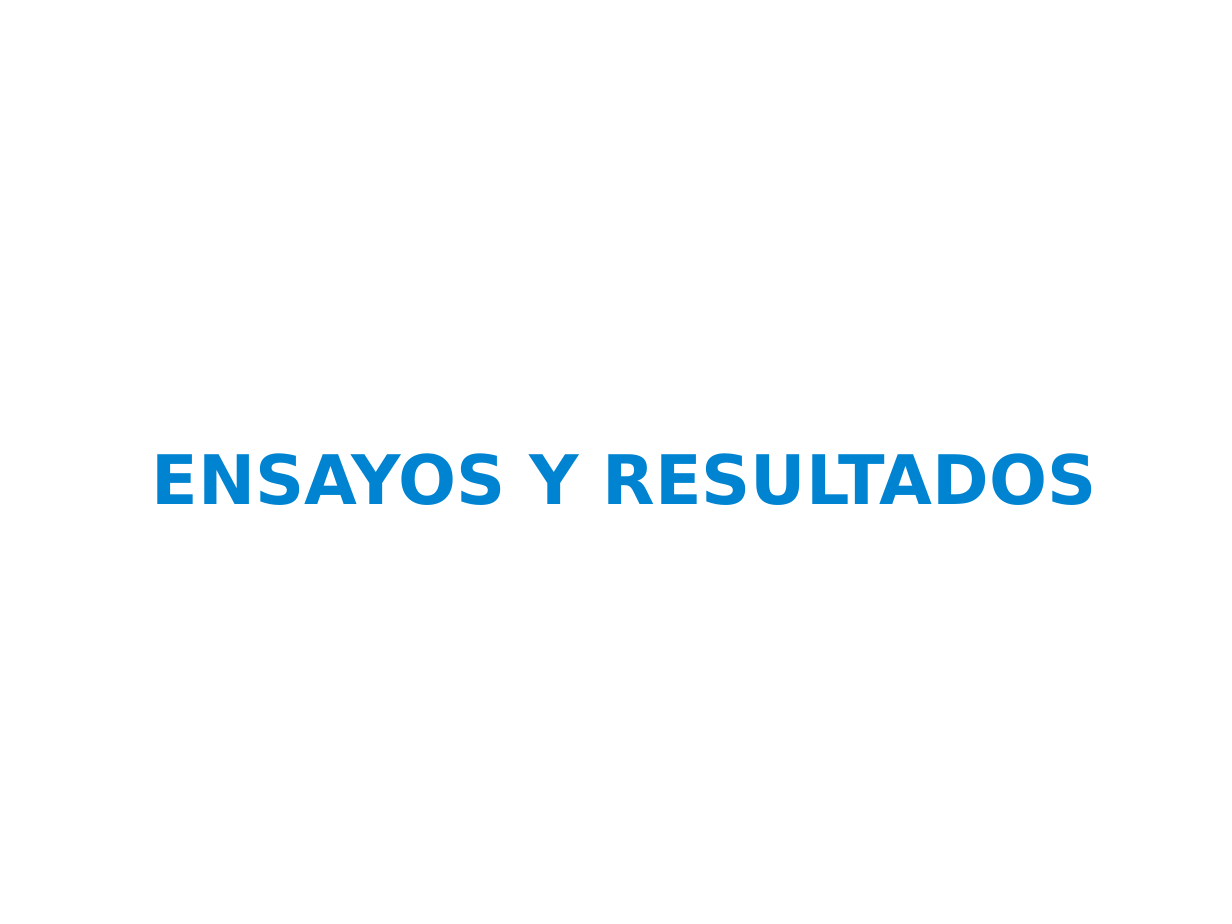
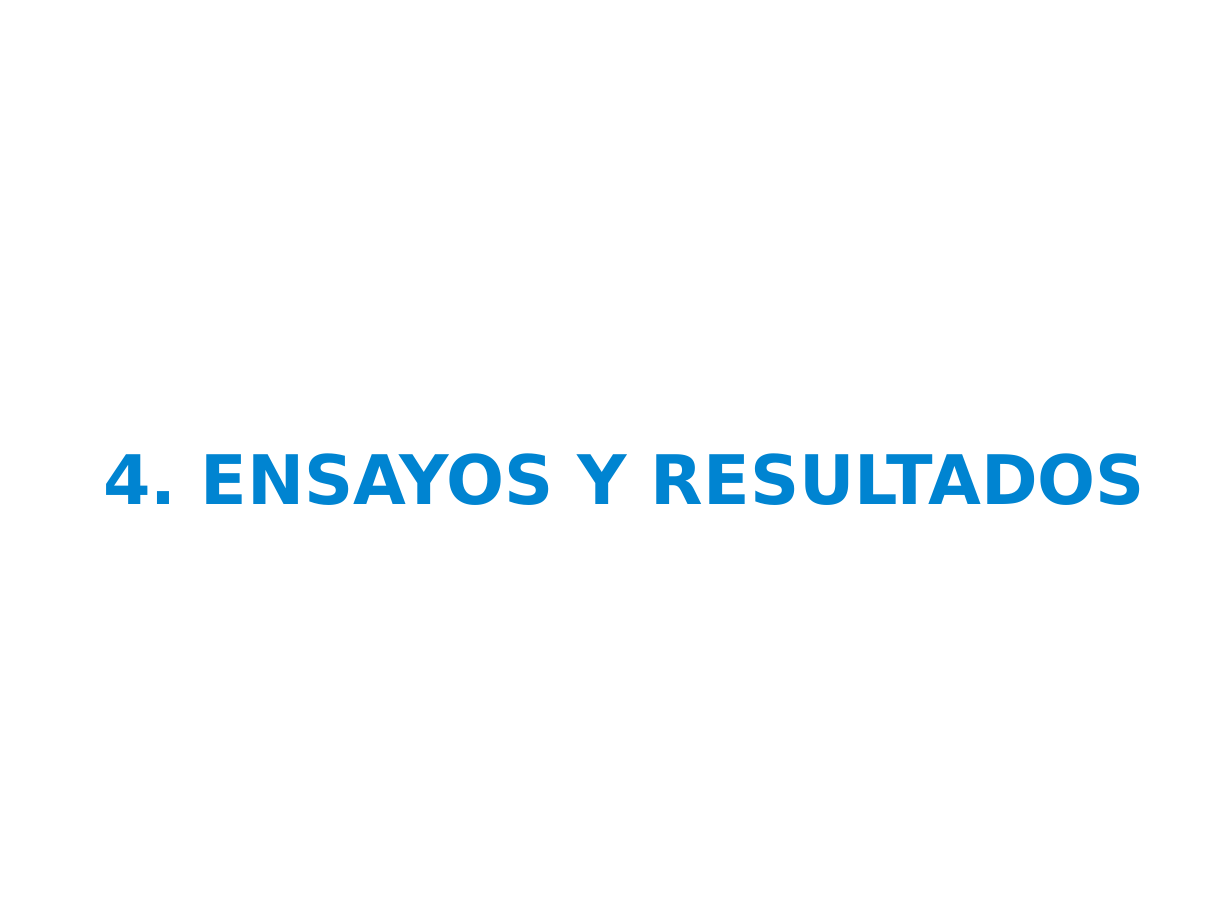
Before and after one commit to ernesto-g/tpfinalcese, a slide deck: slide 24 of presentacion/presentacion_v1.odp. Drawn at 1232x924 pixels with LibreOffice and Linux fonts; fonts in the diff are those of the drawing; background and template pictures are left out. Boxes give left, top, right and bottom in pixels: in the first picture for what was removed or moved away, otherwise in the second. Text is boxed around its words. In the diff, an @@ line names an element or a change of style, - is before the commit and + after.

```diff
--- a/presentacion/presentacion_v1.odp
+++ b/presentacion/presentacion_v1.odp
@@ title at box(103, 453, 1145, 505): text changed @@
-ENSAYOS Y RESULTADOS
+4. ENSAYOS Y RESULTADOS
```
Also in this commit, not shown: 12 other slides changed, 2 slides added, 1 slide removed, 7 other files.
